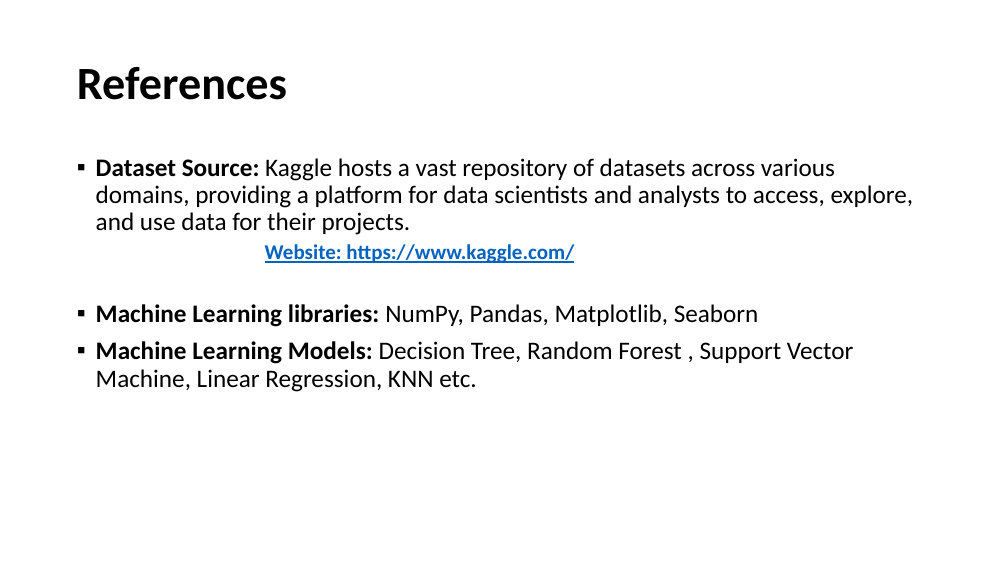
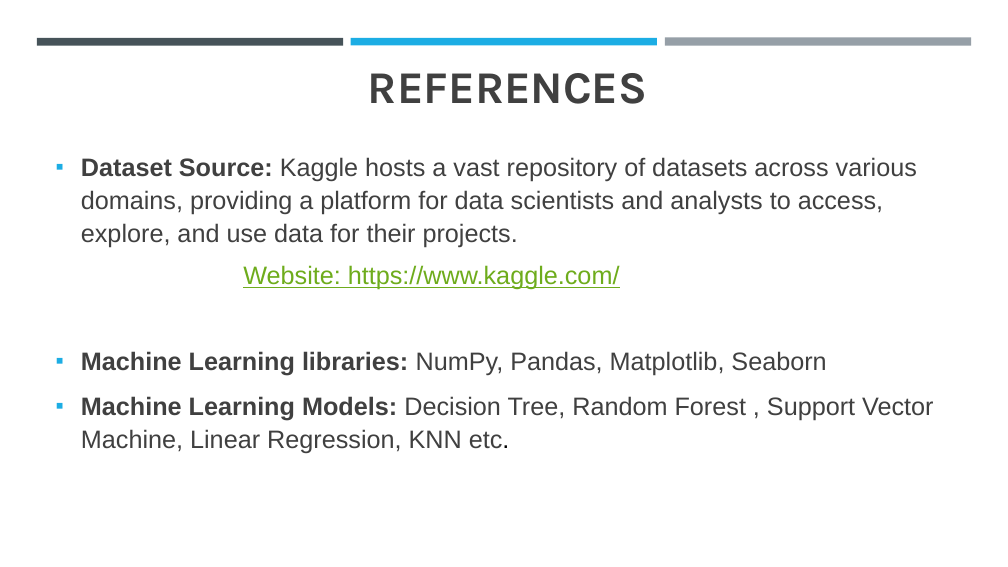
Before and after one commit to chaurasiasakshi/Cardiovascular_Diseases_Detection, a slide deck: slide 9 of Data.pptx (slide 7 before the commit). Drawn at 1008x567 pixels with LibreOffice and Linux fonts; fonts in the diff are those of the drawing; background and template pictures are left out. Boxes give left, top, right and bottom in pixels: in the first picture for what was removed or moved away, otherwise in the second. Text is boxed around its words. In the diff, an @@ line names an element or a change of style, - is before the commit and + after.

```diff
--- a/Data.pptx
+++ b/Data.pptx
@@ rectangle added at (x1=37, y1=38, x2=343, y2=45), fill #465359 @@
@@ rectangle added at (x1=351, y1=38, x2=657, y2=45), fill #1CADE4 @@
@@ title "REFERENCES" at (x1=368, y1=73, x2=648, y2=104): vertical alignment middle to bottom @@
@@ rectangle added at (x1=665, y1=38, x2=971, y2=46), fill #969FA7 @@
@@ title at (x1=368, y1=73, x2=648, y2=104): text changed; size 44 to 43.2 pt; font Calibri to Karla; text colour #000000 to #404040 @@
-References
+REFERENCES
@@ text "Dataset Source: Kaggle hosts a ..." moved from (x1=96, y1=158, x2=914, y2=392) to (x1=81, y1=157, x2=933, y2=453) @@
@@ text "Dataset Source: Kaggle hosts a ..." at (x1=81, y1=157, x2=933, y2=453): font Calibri to Arial, text colour #000000 to #404040; size 20 to 24 pt, text colour #0563C1 to #6EAC1C, bold off in "Website: https://www.kaggle.com/"; indent changed; line spacing 0.9 to 1.1; line spacing 0.9 to 1; more space between paragraphs; vertical alignment top to middle @@
```
Also in this commit, not shown: 4 other slides changed, 5 slides added, 4 slides removed, 21 other files.
